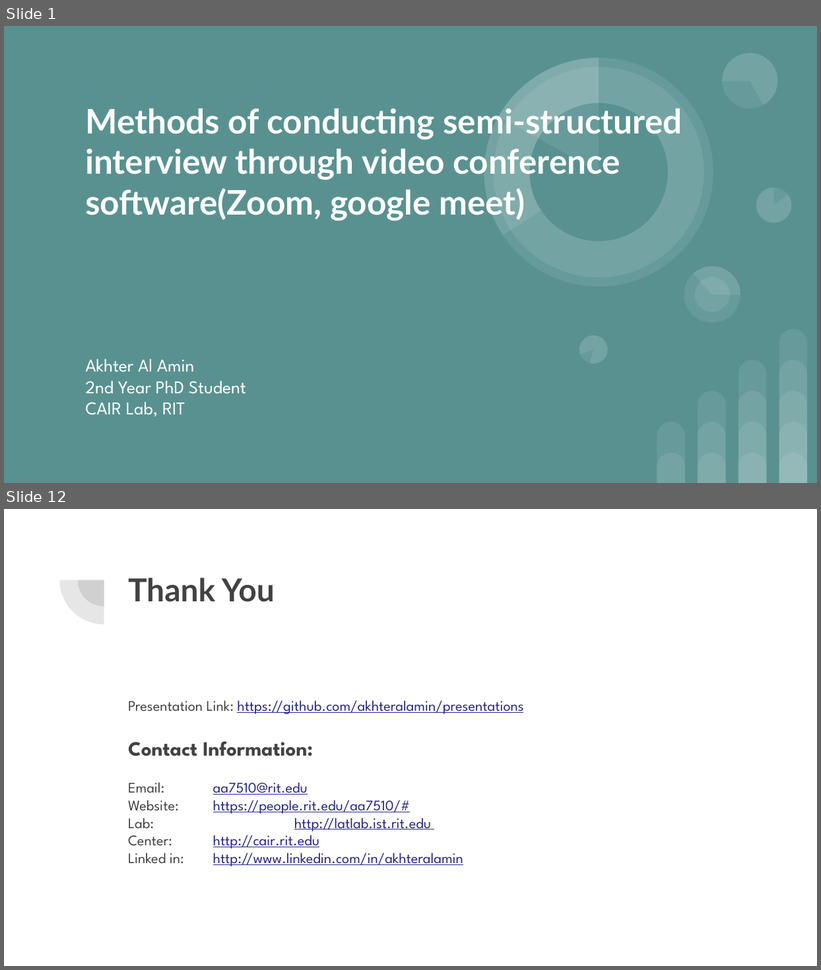
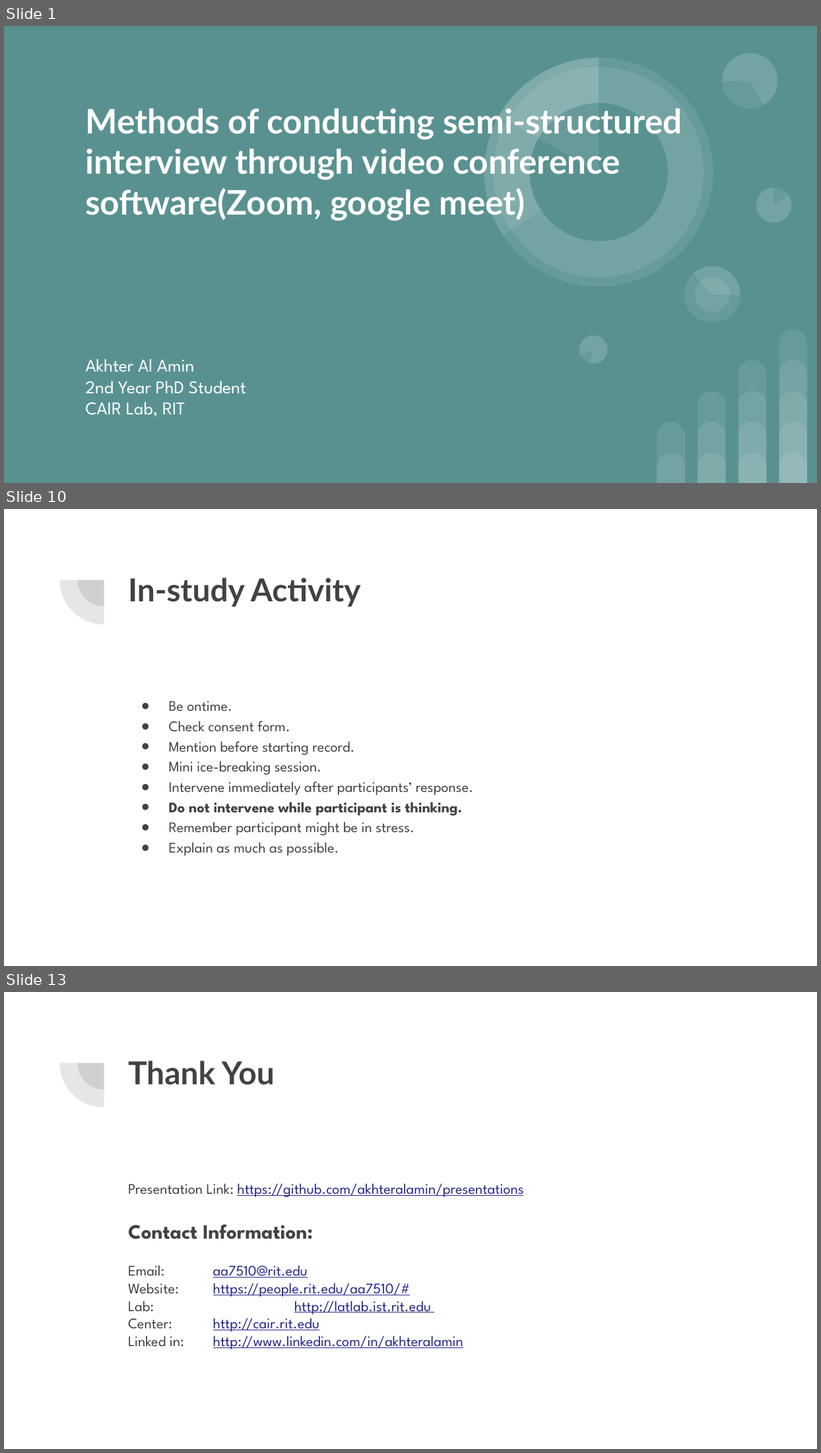
Before and after one commit to akhteralamin/presentations, a slide deck: Remote Semi Interview Methods.pptx. Shown one above the other, each under a label of ours: slides 1 and 12 before the commit, slides 1, 10 and 13 after it; the slides between them are not shown. The pictures are 821x970 and 821x1453 pixels, drawn with LibreOffice and Linux fonts; fonts in the diff are those of the drawing. Boxes give left, top, right and bottom in pixels: in the first picture for what was removed or moved away, otherwise in the second. Text is boxed around its words. In the diff, an @@ line names an element or a change of style, - is before the commit and + after.

```diff
--- a/Remote Semi Interview Methods.pptx
+++ b/Remote Semi Interview Methods.pptx
@@ slide 10 added at bbox=[4, 509, 817, 966], background #FFFFFF; not listed: 2 template elements that a slide beside it also shows @@
@@ title added at bbox=[128, 578, 361, 607], 28 pt, text #424242, bold @@
+In-study Activity
@@ text added at bbox=[169, 701, 473, 856], 13 pt, text #424242 @@
+● Be ontime.
+● Check consent form.
+● Mention before starting record.
+● Mini ice-breaking session.
+● Intervene immediately after participants’ response.
+● Do not intervene while participant is thinking.
+● Remember participant might be in stress.
+● Explain as much as possible.
@@ what was slide 12 is now slide 13 @@
```
Also in this commit, not shown: 4 slides changed, 6 other slides added, 6 slides removed, 1 other file.
